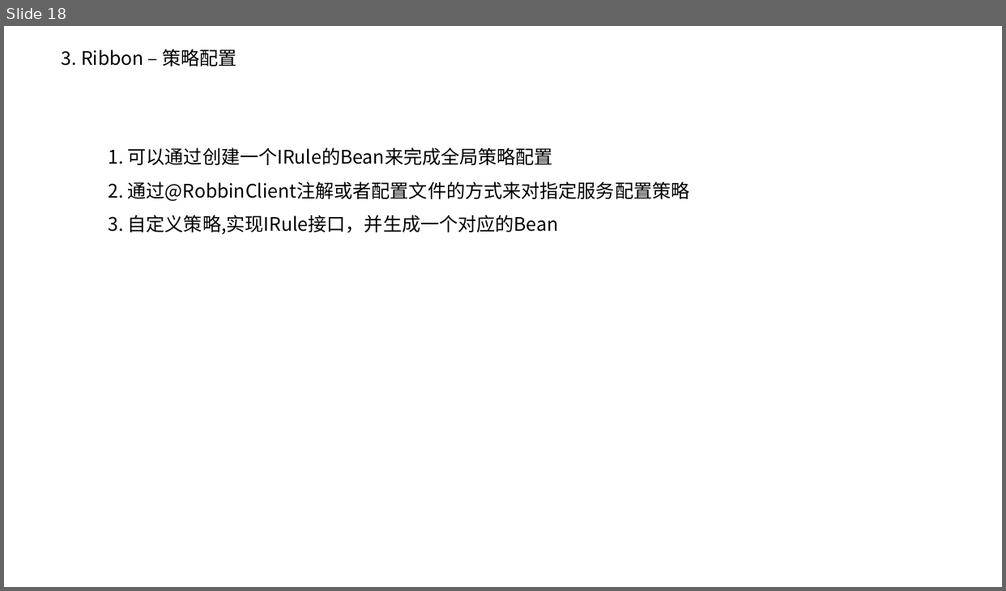
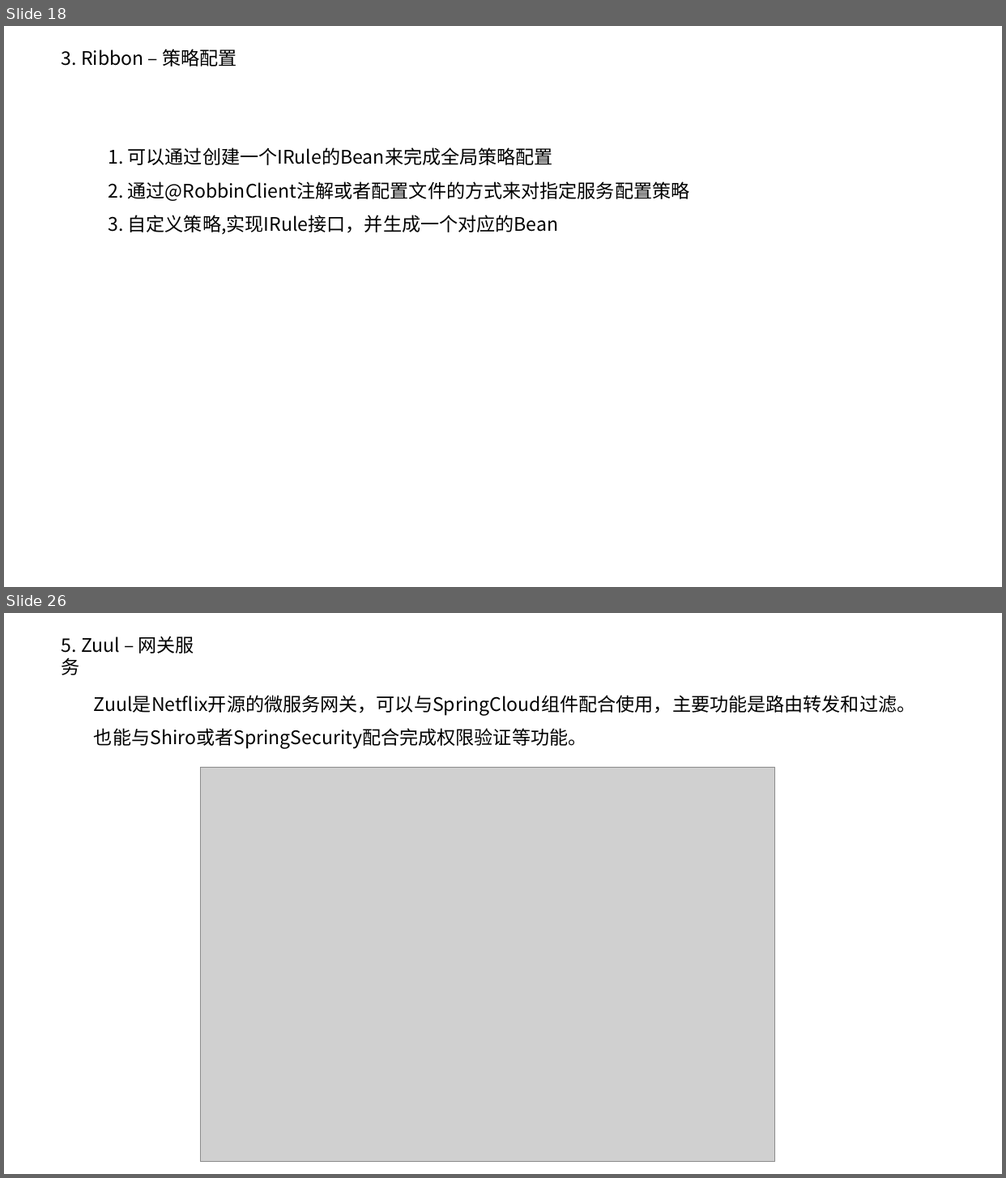
Before and after one commit to pd269hao/demo, a slide deck: doc/技术分享-SpringCloud-20190708.pptx. Shown one above the other, each under a label of ours: slide 18 before the commit, slides 18 and 26 after it; the slides between them are not shown. The pictures are 1006x591 and 1006x1178 pixels, drawn with LibreOffice and Linux fonts; fonts in the diff are those of the drawing; grey boxes stand for pictures; background and template pictures are left out. Boxes give left, top, right and bottom in pixels: in the first picture for what was removed or moved away, otherwise in the second. Text is boxed around its words. In the diff, an @@ line names an element or a change of style, - is before the commit and + after.

```diff
--- a/doc/技术分享-SpringCloud-20190708.pptx
+++ b/doc/技术分享-SpringCloud-20190708.pptx
@@ slide 26 added at (4,613,1002,1174), background #FFFFFF @@
@@ text added at (62,636,194,675), 18 pt, text #000000 @@
+5. Zuul – 网关服务
@@ text added at (94,695,915,749), 18 pt, text #000000 @@
+Zuul是Netflix开源的微服务网关，可以与SpringCloud组件配合使用，主要功能是路由转发和过滤。
+也能与Shiro或者SpringSecurity配合完成权限验证等功能。
@@ picture added at (201,767,775,1161) @@
```
Also in this commit, not shown: 1 slide changed, 12 other slides added, 13 slides removed, 2 other files.
